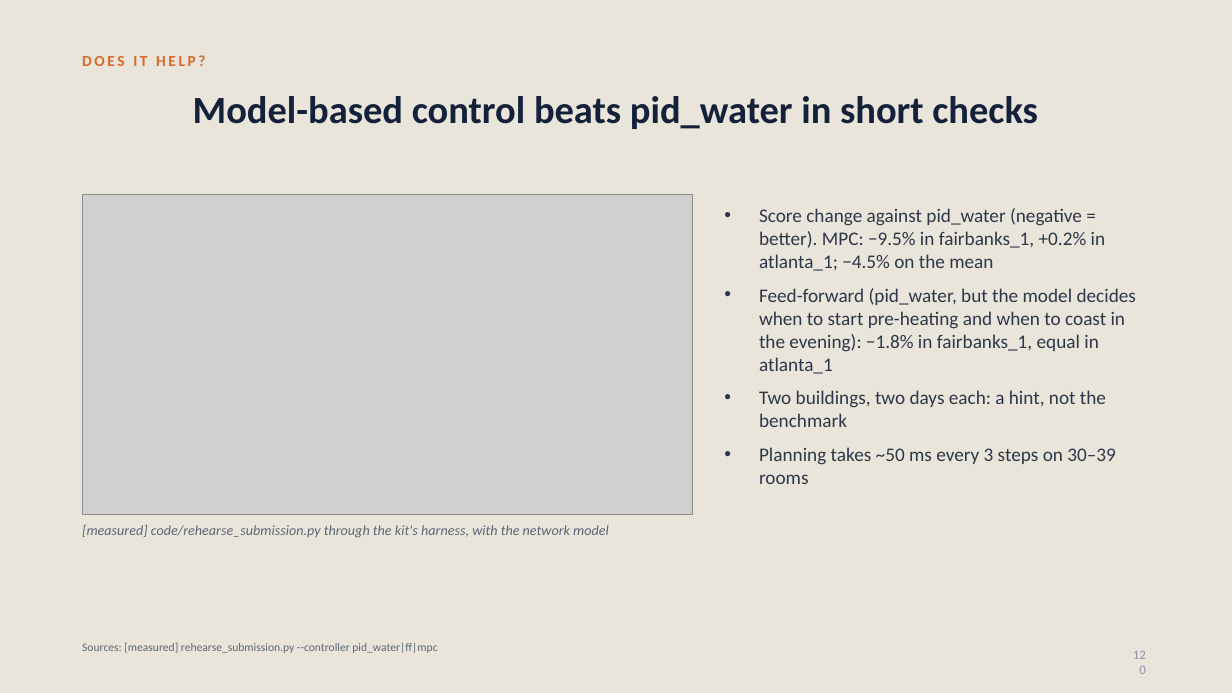
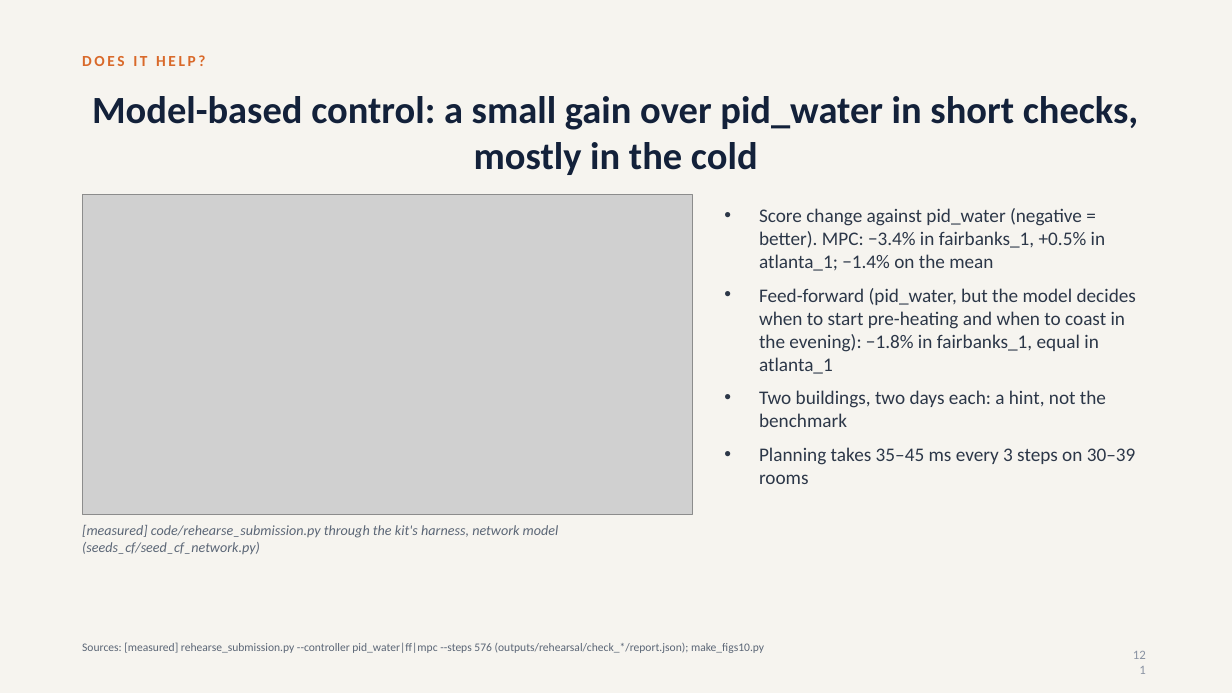
Before and after one commit to srivathsanb14/working-code, a slide deck: slide 121 of docs/One_Controller_for_Every_Building.pptx (slide 120 before the commit). Drawn at 1232x693 pixels with LibreOffice and Linux fonts; fonts in the diff are those of the drawing; grey boxes stand for pictures. Boxes give left, top, right and bottom in pixels: in the first picture for what was removed or moved away, otherwise in the second. Text is boxed around its words. In the diff, an @@ line names an element or a change of style, - is before the commit and + after.

```diff
--- a/docs/One_Controller_for_Every_Building.pptx
+++ b/docs/One_Controller_for_Every_Building.pptx
@@ background #EAE5DA to #F6F4EF @@
@@ title at (92, 96, 1139, 175): text changed @@
-Model-based control beats pid_water in short checks
+Model-based control: a small gain over pid_water in short checks, mostly in the cold
@@ text at (759, 208, 1106, 271): text changed @@
-• Score change against pid_water (negative = better). MPC: −9.5% in fairbanks_1, +0.2% in atlanta_1; −4.5% on the mean
+• Score change against pid_water (negative = better). MPC: −3.4% in fairbanks_1, +0.5% in atlanta_1; −1.4% on the mean
@@ text at (759, 447, 1136, 484): text changed @@
-• Planning takes ~50 ms every 3 steps on 30–39 rooms
+• Planning takes 35–45 ms every 3 steps on 30–39 rooms
@@ text at (82, 525, 559, 554): text changed @@
-[measured] code/rehearse_submission.py through the kit's harness, with the network model
+[measured] code/rehearse_submission.py through the kit's harness, network model (seeds_cf/seed_cf_network.py)
@@ text at (82, 642, 764, 653): text changed @@
-Sources: [measured] rehearse_submission.py --controller pid_water|ff|mpc
+Sources: [measured] rehearse_submission.py --controller pid_water|ff|mpc --steps 576 (outputs/rehearsal/check_*/report.json); make_figs10.py
@@ page number at (1118, 642, 1155, 670): text changed @@
-120
+121
```
Also in this commit, not shown: 15 other slides changed, 1 slide added, 54 other files.
